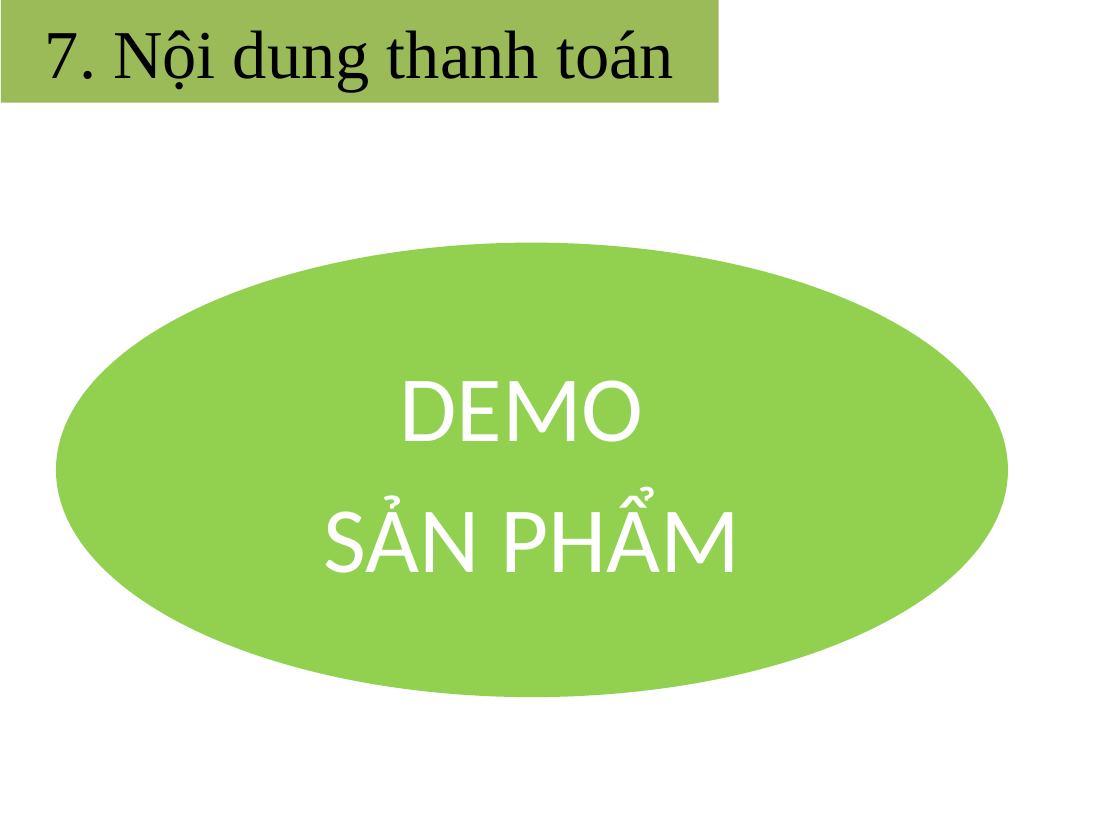
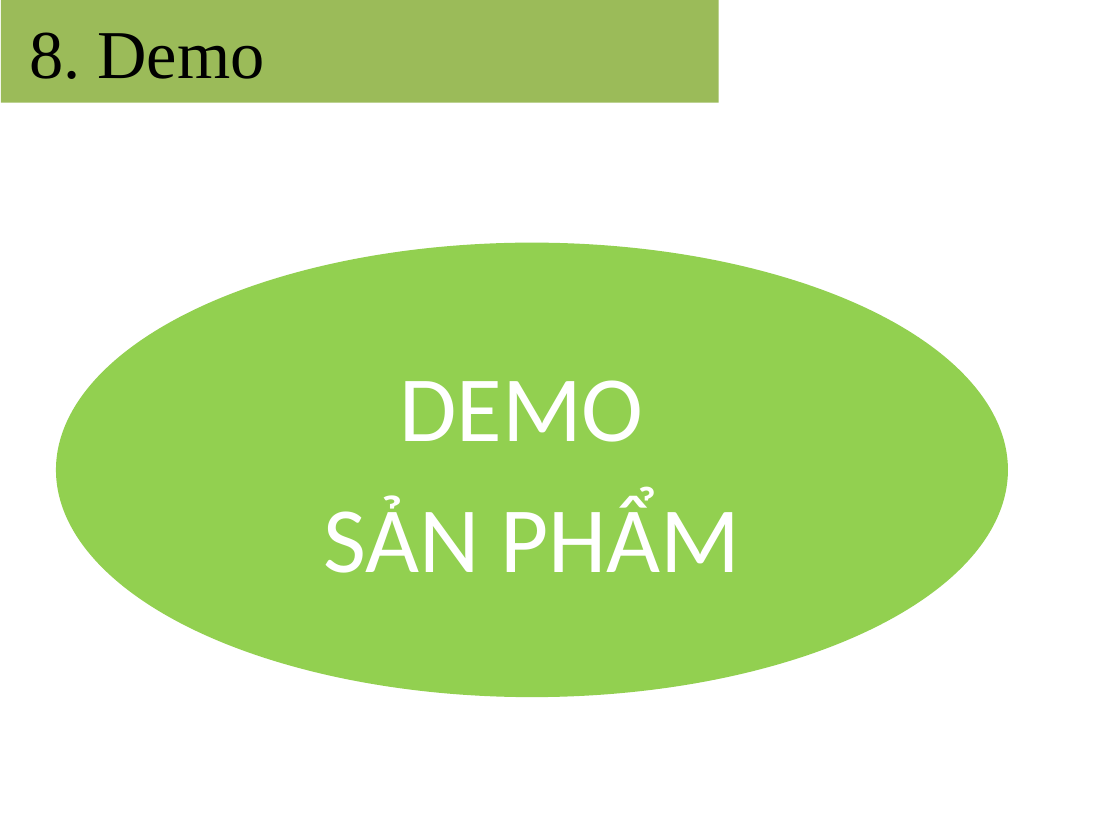
Before and after one commit to LinhNguyen8897/CNPM, a slide deck: slide 11 of BÁO CÁO TIẾN ĐỘ ĐỒ ÁN.pptx (slide 10 before the commit). Drawn at 1120x840 pixels with LibreOffice and Linux fonts; fonts in the diff are those of the drawing; background and template pictures are left out. Boxes give left, top, right and bottom in pixels: in the first picture for what was removed or moved away, otherwise in the second. Text is boxed around its words. In the diff, an @@ line names an element or a change of style, - is before the commit and + after.

```diff
--- a/BÁO CÁO TIẾN ĐỘ ĐỒ ÁN.pptx
+++ b/BÁO CÁO TIẾN ĐỘ ĐỒ ÁN.pptx
@@ title at (29,32,265,79): text changed @@
-7. Nội dung thanh toán
+8. Demo
```
Also in this commit, not shown: 1 other slide changed, 6 other files.
